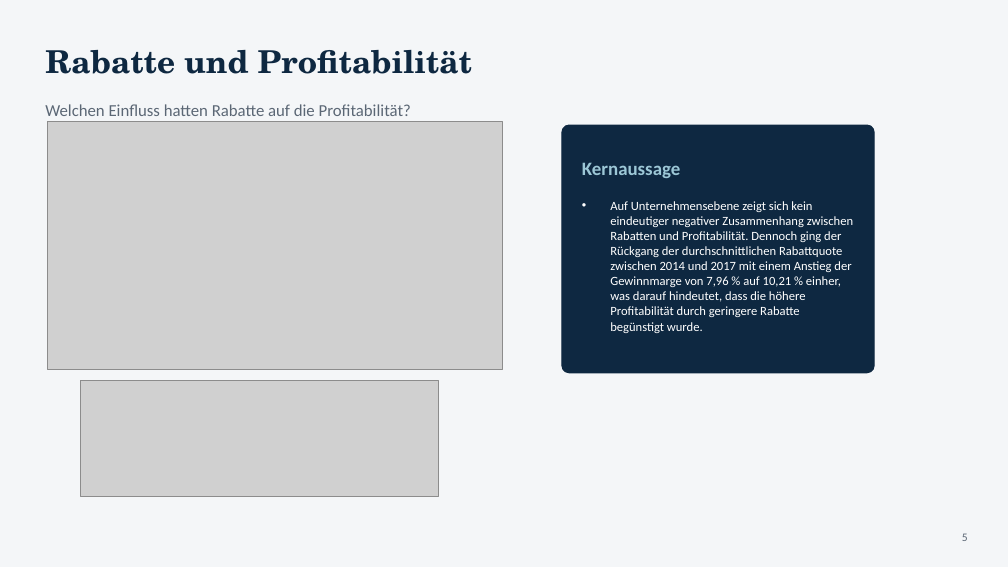
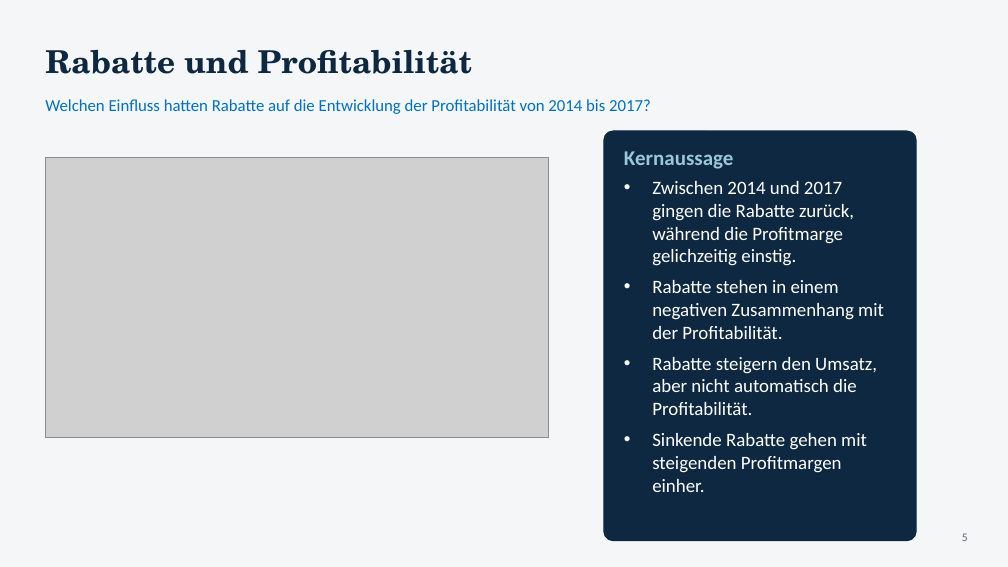
Before and after one commit to Carolyn74/Portfolioprojekt, a slide deck: slide 6 of Power Point/Abschlusspräsentation.pptx (slide 5 before the commit). Drawn at 1008x567 pixels with LibreOffice and Linux fonts; fonts in the diff are those of the drawing; grey boxes stand for pictures. Boxes give left, top, right and bottom in pixels: in the first picture for what was removed or moved away, otherwise in the second. Text is boxed around its words. In the diff, an @@ line names an element or a change of style, - is before the commit and + after.

```diff
--- a/Power Point/Abschlusspräsentation.pptx
+++ b/Power Point/Abschlusspräsentation.pptx
@@ text at bbox=[45, 99, 651, 114]: text changed; text colour #5B6775 to #0070C0 @@
-Welchen Einfluss hatten Rabatte auf die Profitabilität?
+Welchen Einfluss hatten Rabatte auf die Entwicklung der Profitabilität von 2014 bis 2017?
@@ rounded rectangle: place and size @@
-rounded rectangle at bbox=[562, 125, 874, 373]
+rounded rectangle at bbox=[604, 131, 917, 541]
@@ text "Kernaussage": place and size @@
-text "Kernaussage" at bbox=[582, 162, 680, 178]
+text "Kernaussage" at bbox=[624, 151, 734, 169]
@@ text "Kernaussage" at bbox=[624, 151, 734, 169]: size 18 to 20 pt @@
@@ picture: place and size @@
-picture at bbox=[48, 122, 503, 370]
+picture at bbox=[45, 157, 549, 438]
@@ text at bbox=[652, 181, 884, 492]: text changed; size 12 to 18 pt @@
-• Auf Unternehmensebene zeigt sich kein eindeutiger negativer Zusammenhang zwischen Rabatten und Profitabilität. Dennoch ging der Rückgang der durchschnittlichen Rabattquote zwischen 2014 und 2017 mit einem Anstieg der Gewinnmarge von 7,96 % auf 10,21 % einher, was darauf hindeutet, dass die höhere Profitabilität durch geringere Rabatte begünstigt wurde.
+• Zwischen 2014 und 2017 gingen die Rabatte zurück, während die Profitmarge gelichzeitig einstig.
+• Rabatte stehen in einem negativen Zusammenhang mit der Profitabilität.
+• Rabatte steigern den Umsatz, aber nicht automatisch die Profitabilität.
+• Sinkende Rabatte gehen mit steigenden Profitmargen einher.
@@ picture removed at bbox=[80, 380, 438, 496] @@
```
Also in this commit, not shown: 10 other slides changed, 2 slides added, 28 other files.
